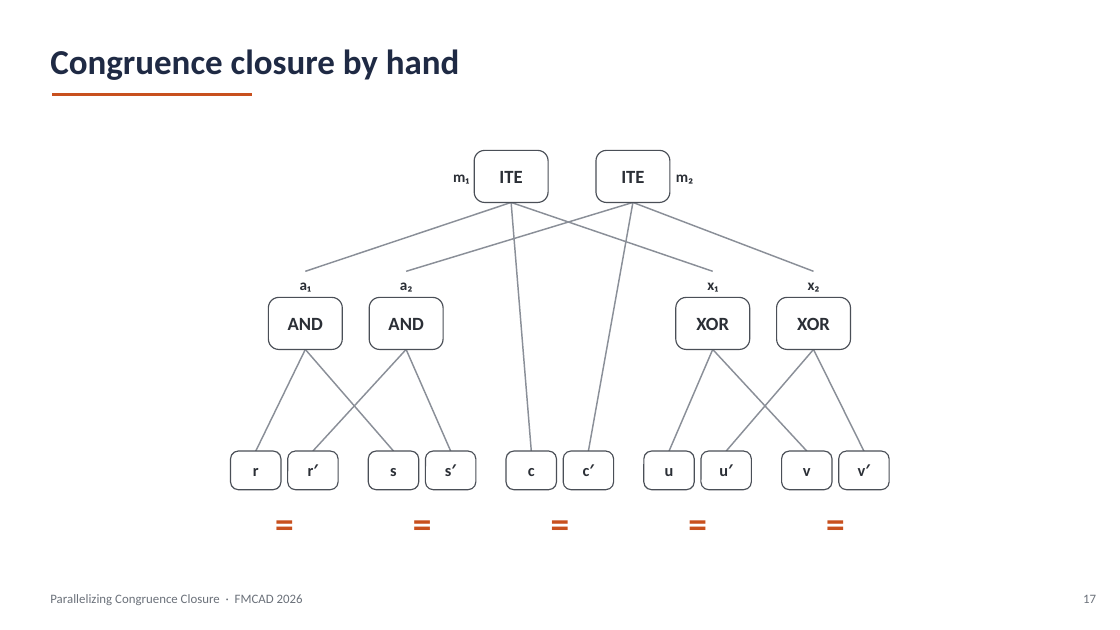
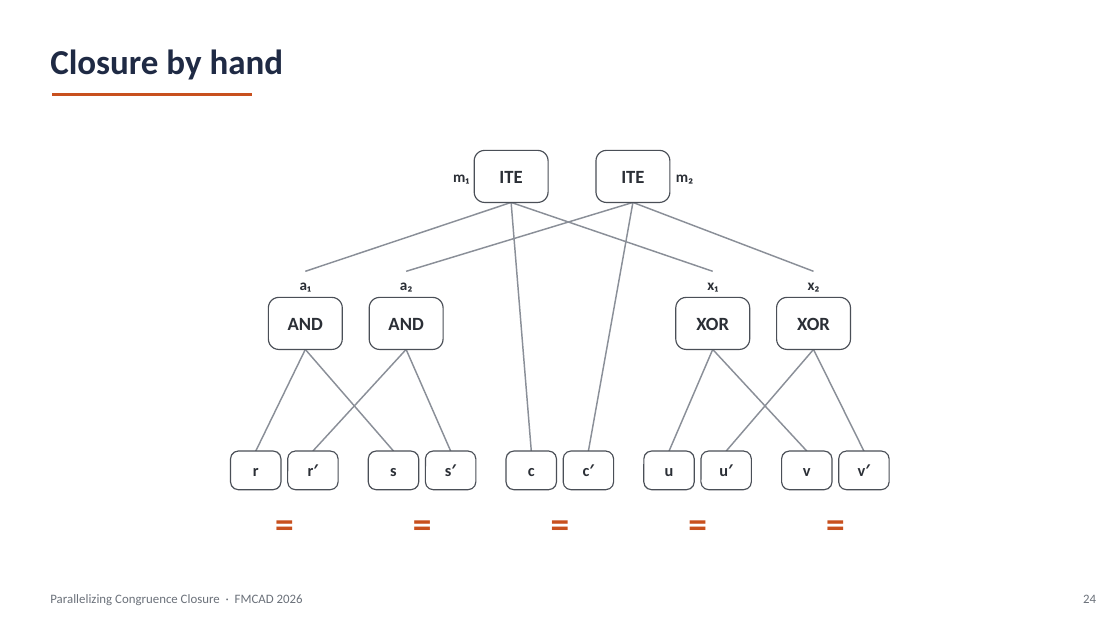
Before and after one commit to amarshah1/parallelcc-paper, a slide deck: slide 24 of slides/parallelcc-part1.pptx (slide 17 before the commit). Drawn at 1120x630 pixels with LibreOffice and Linux fonts; fonts in the diff are those of the drawing. Boxes give left, top, right and bottom in pixels: in the first picture for what was removed or moved away, otherwise in the second. Text is boxed around its words. In the diff, an @@ line names an element or a change of style, - is before the commit and + after.

```diff
--- a/slides/parallelcc-part1.pptx
+++ b/slides/parallelcc-part1.pptx
@@ text at (50,49,284,80): text changed @@
-Congruence closure by hand
+Closure by hand
@@ text at (1083,594,1096,603): text changed @@
-17
+24
```
Also in this commit, not shown: 32 other slides changed, 7 slides added, 1 other file.
